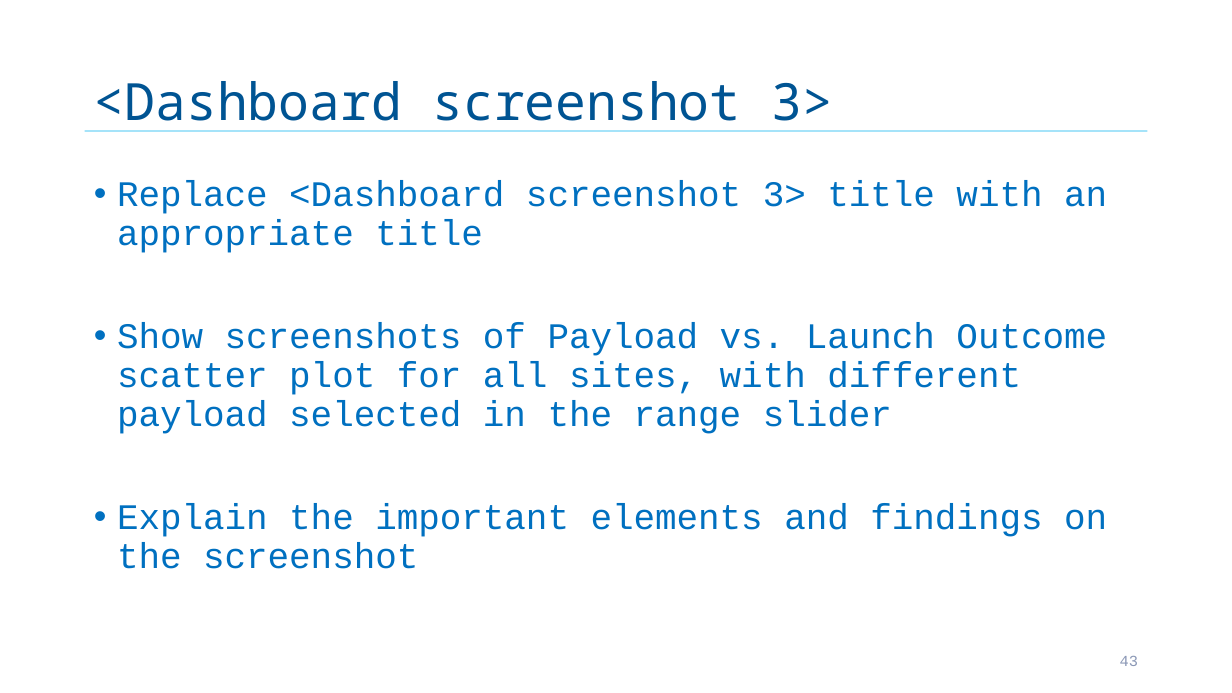
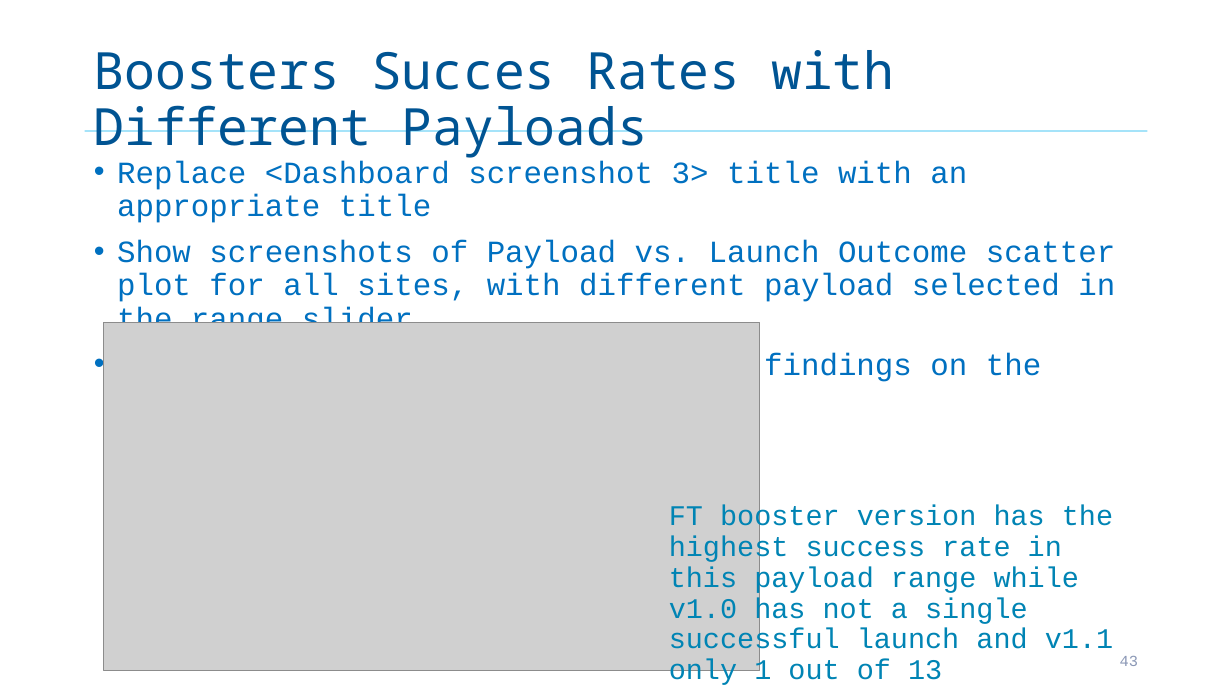
Before and after one commit to DaniArroyo/Data-Science-Capstone, a slide deck: slide 43 of Capstone-Final.pptx. Drawn at 1232x693 pixels with LibreOffice and Linux fonts; fonts in the diff are those of the drawing; grey boxes stand for pictures. Boxes give left, top, right and bottom in pixels: in the first picture for what was removed or moved away, otherwise in the second. Text is boxed around its words. In the diff, an @@ line names an element or a change of style, - is before the commit and + after.

```diff
--- a/Capstone-Final.pptx
+++ b/Capstone-Final.pptx
@@ title at bbox=[94, 50, 894, 158]: text changed @@
-<Dashboard screenshot 3>
+Boosters Succes Rates with Different Payloads
@@ text "Replace <Dashboard screenshot 3> title ...": place and size @@
-text "Replace <Dashboard screenshot 3> title ..." at bbox=[117, 181, 1107, 569]
+text "Replace <Dashboard screenshot 3> title ..." at bbox=[117, 161, 1115, 382]
@@ text "Replace <Dashboard screenshot 3> title ..." at bbox=[117, 161, 1115, 382]: size 28 to 24 pt @@
@@ picture added at bbox=[104, 323, 760, 672] @@
@@ text added at bbox=[669, 505, 1113, 687], 22.2 pt, text #0084B4 @@
+FT booster version has the highest success rate in this payload range while v1.0 has not a single successful launch and v1.1 only 1 out of 13
```
Also in this commit, not shown: 7 other slides changed.
